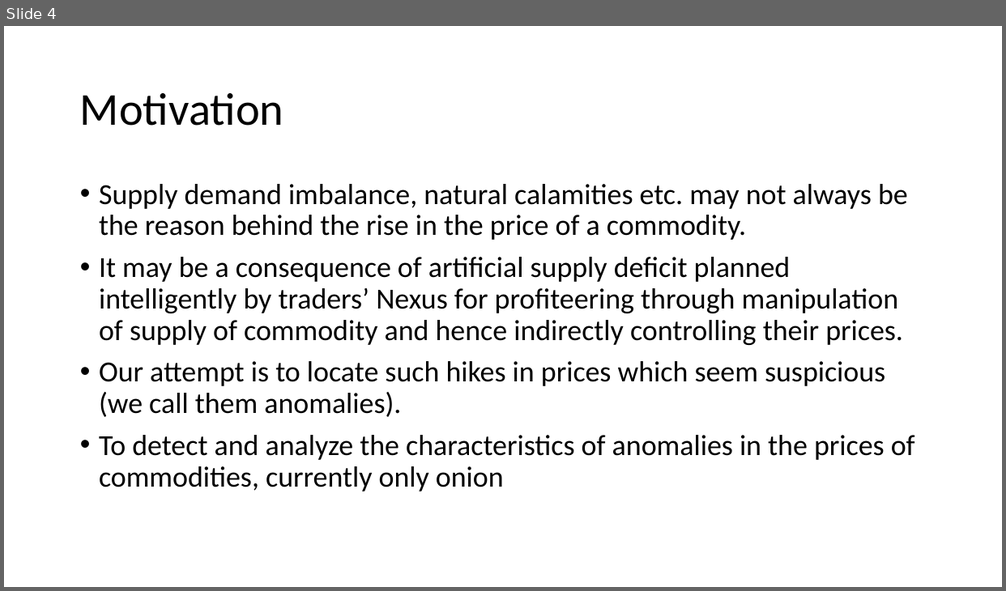
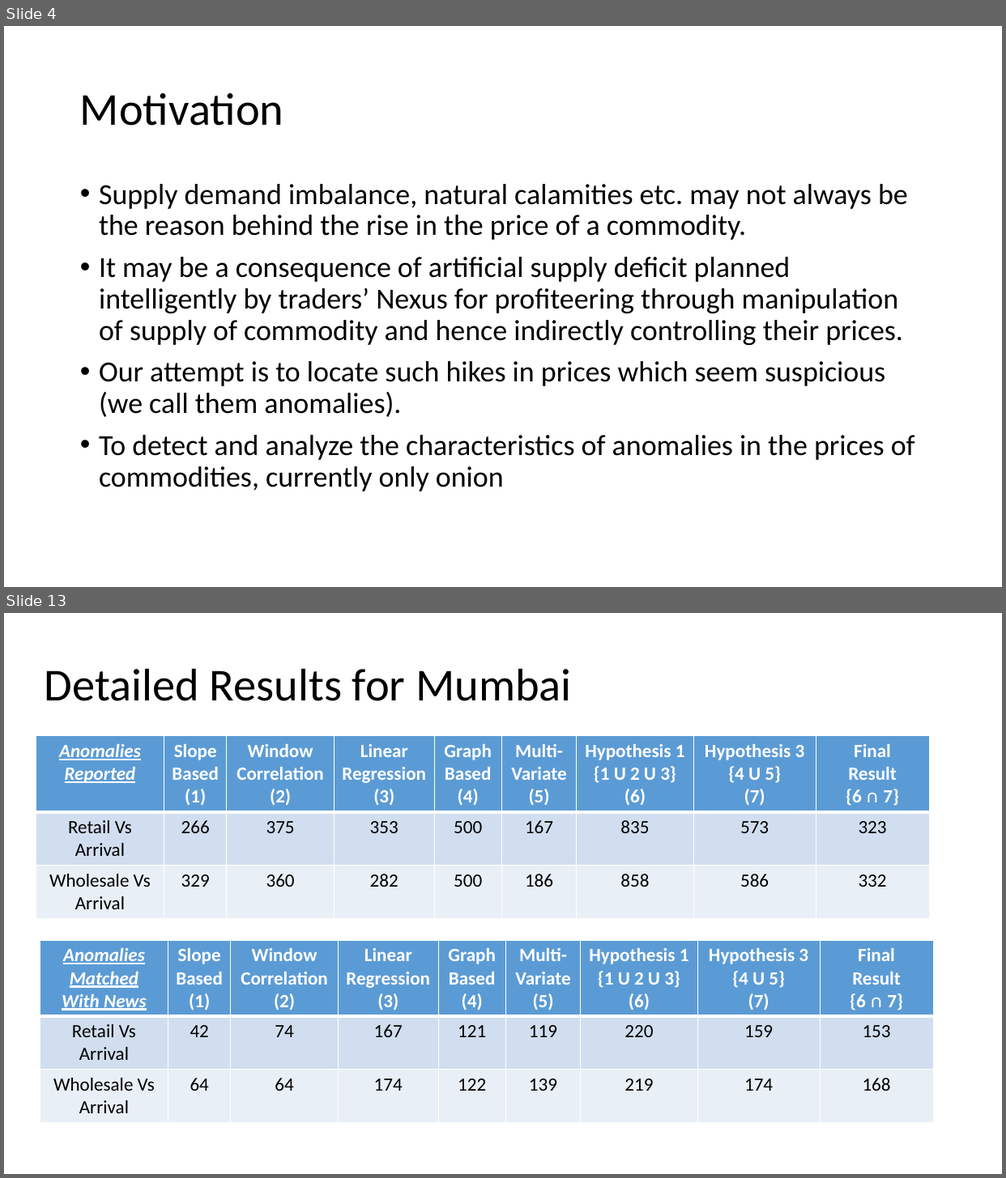
Before and after one commit to baldvaritesh/mtp, a slide deck: thesisPresentation/Thesis.pptx. Shown one above the other, each under a label of ours: slide 4 before the commit, slides 4 and 13 after it; the slides between them are not shown. The pictures are 1006x591 and 1006x1178 pixels, drawn with LibreOffice and Linux fonts; fonts in the diff are those of the drawing. Boxes give left, top, right and bottom in pixels: in the first picture for what was removed or moved away, otherwise in the second. Text is boxed around its words. In the diff, an @@ line names an element or a change of style, - is before the commit and + after.

```diff
--- a/thesisPresentation/Thesis.pptx
+++ b/thesisPresentation/Thesis.pptx
@@ slide 13 added at box(4, 613, 1002, 1174), background #FFFFFF @@
@@ title added at box(44, 668, 572, 701), 44 pt, text #000000 @@
+Detailed Results for Mumbai
@@ table added at box(36, 736, 929, 915), 3 rows, 9 columns @@
+Anomalies / Reported | Slope / Based / (1) | Window / Correlation / (2) | Linear / Regression / (3) | Graph / Based / (4) | Multi- / Variate / (5) | Hypothesis 1 / {1 U 2 U 3} / (6) | Hypothesis 3 / {4 U 5} / (7) | Final / Result / {6 ∩ 7}
+Retail Vs / Arrival | 266 | 375 | 353 | 500 | 167 | 835 | 573 | 323
+Wholesale Vs / Arrival | 329 | 360 | 282 | 500 | 186 | 858 | 586 | 332
@@ table added at box(40, 940, 934, 1120), 3 rows, 9 columns @@
+Anomalies / Matched / With News | Slope / Based / (1) | Window / Correlation / (2) | Linear / Regression / (3) | Graph / Based / (4) | Multi- / Variate / (5) | Hypothesis 1 / {1 U 2 U 3} / (6) | Hypothesis 3 / {4 U 5} / (7) | Final / Result / {6 ∩ 7}
+Retail Vs / Arrival | 42 | 74 | 167 | 121 | 119 | 220 | 159 | 153
+Wholesale Vs / Arrival | 64 | 64 | 174 | 122 | 139 | 219 | 174 | 168
```
Also in this commit, not shown: 1 slide changed, 15 other slides added, 1 slide removed, 11 other files.
